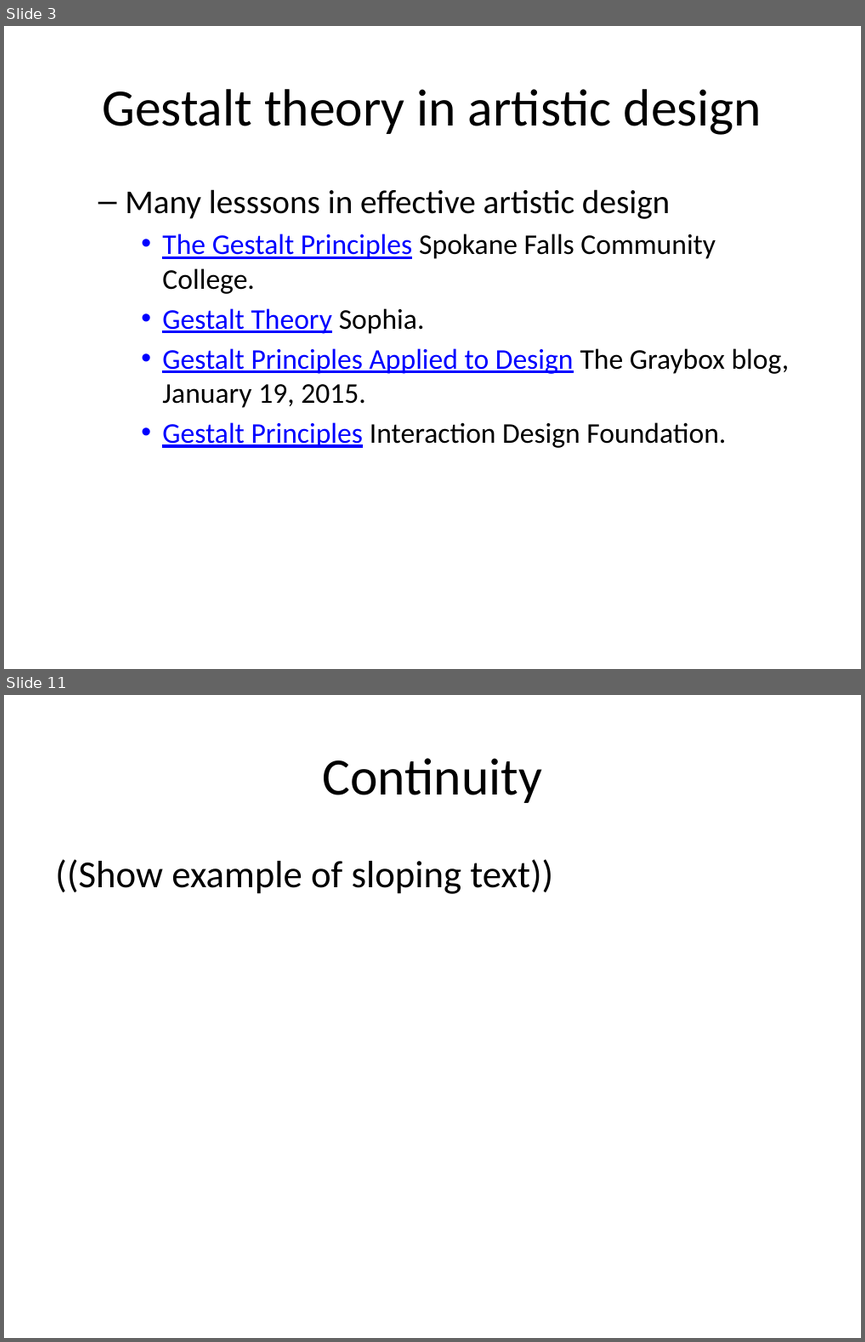
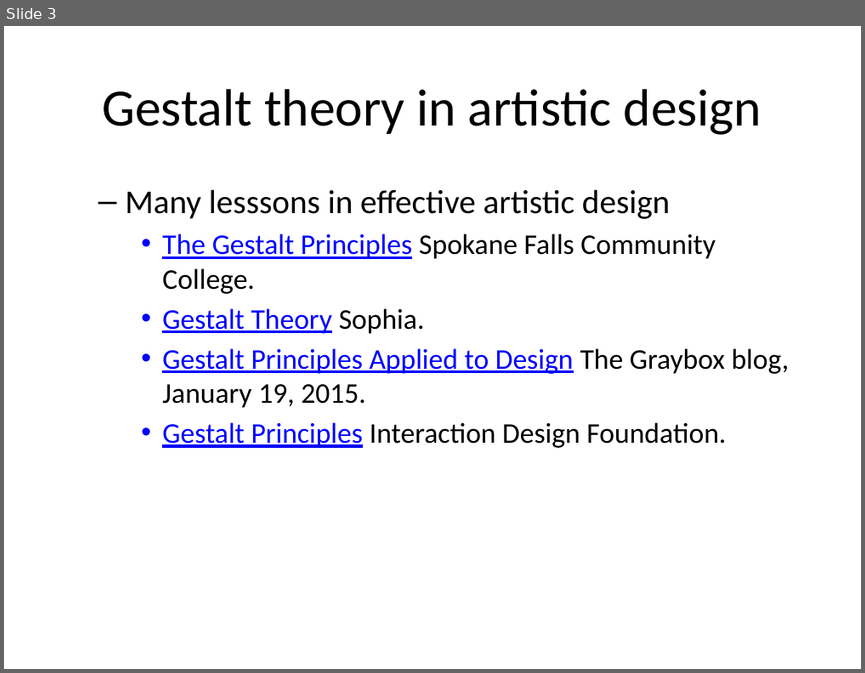
Before and after one commit to pmean/data-visualization, a slide deck: data-viz-03/component/tutorial-gestalt.pptx. Shown one above the other, each under a label of ours: slides 3 and 11 before the commit, slide 3 after it; the slides between them are not shown. The pictures are 865x1342 and 865x673 pixels, drawn with LibreOffice and Linux fonts; fonts in the diff are those of the drawing. Boxes give left, top, right and bottom in pixels: in the first picture for what was removed or moved away, otherwise in the second. Text is boxed around its words. In the diff, an @@ line names an element or a change of style, - is before the commit and + after.

```diff
--- a/data-viz-03/component/tutorial-gestalt.pptx
+++ b/data-viz-03/component/tutorial-gestalt.pptx
@@ slide 11 removed at bbox=[4, 695, 861, 1338], background #FFFFFF @@
@@ title removed at bbox=[322, 758, 542, 803] @@
-Continuity
@@ text removed at bbox=[55, 859, 553, 894] @@
-((Show example of sloping text))
```
Also in this commit, not shown: 5 slides changed, 7 slides added, 5 other slides removed, 16 other files.
